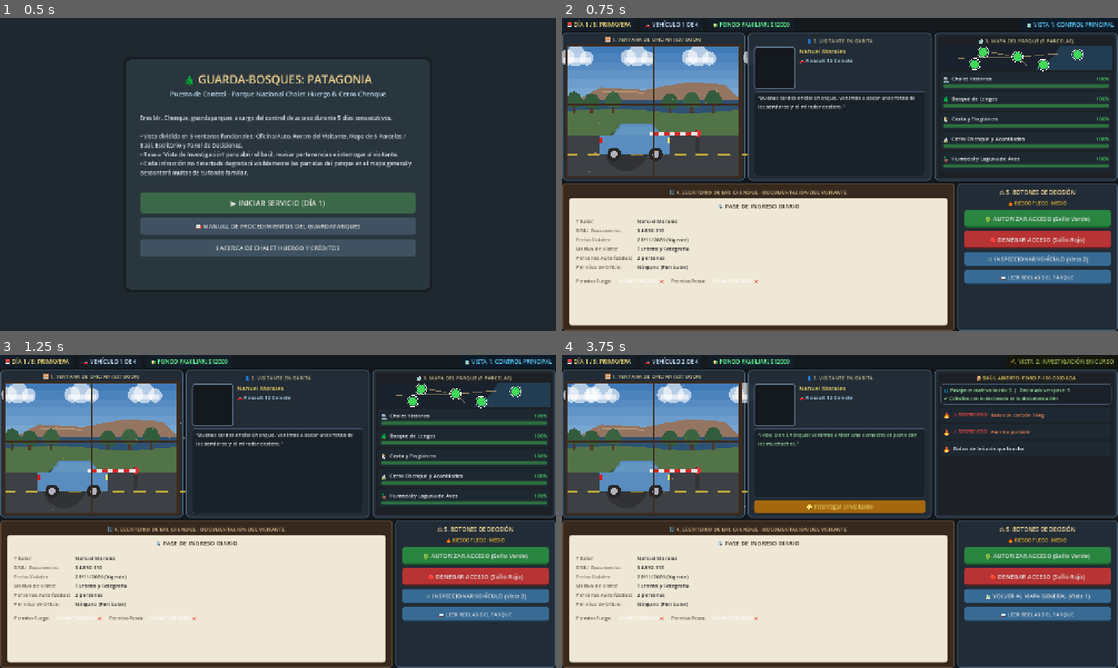
Above: before the commit, frames 1-4 (two rows, left to right).
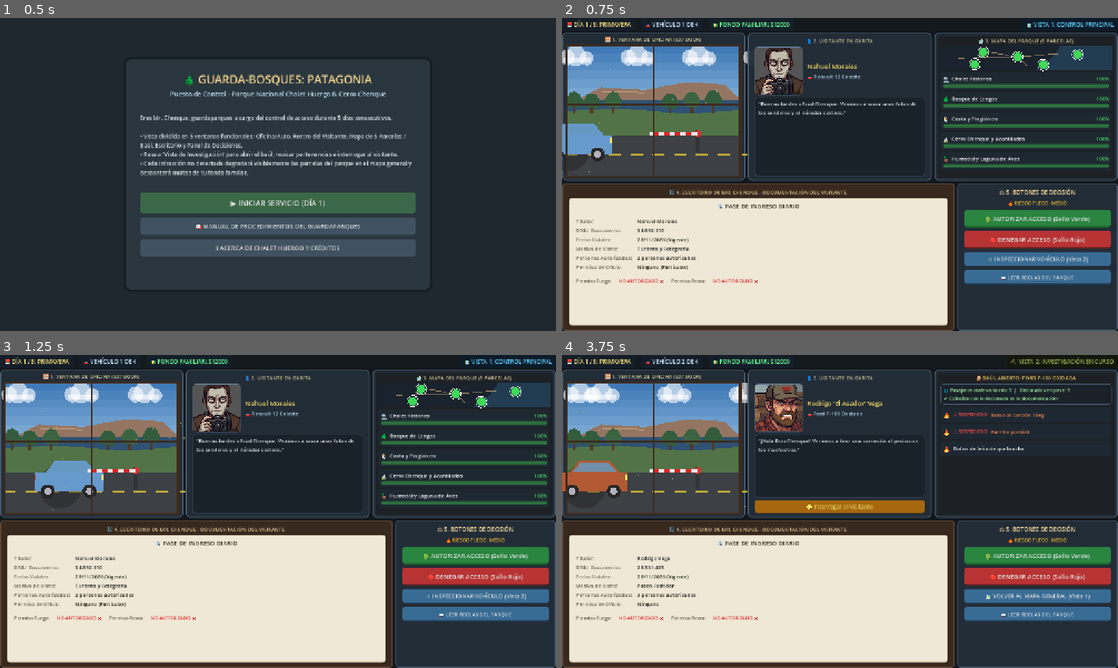
Above: after the commit, the same moments.

Repository: MontielNico/guardabosques-mrchenque
Game: Godot game, scene res://scenes/main_menu.tscn
The game is run twice, just before and just after one commit, with the same random seed, the same clock (stepped at 60 frames per second) and the same inputs.
Inputs:
- Up to frame 1 (0.5 s): no input
- Up to frame 2 (0.75 s): click "▶ INICIAR SERVICIO (DÍA 1)" at 0.5 s
- Up to frame 3 (1.25 s): no input
- Up to frame 4 (3.75 s): click "🟢 AUTORIZAR ACCESO (Sello Ver…" at 1.25 s; click "📖 LEER REGLAS DEL PARQUE" at 2 s; click "✕ CERRAR" at 2.75 s; click "📖 LEER REGLAS DEL PARQUE" at 3.5 s

Frame 1 is identical in both runs. In frame 2, 4.1% of the frame differs, in the area x 0-66%, y 9-85%; in frame 3, 2.7%; in frame 4, 4.4%.

Commit message:
fix: corregir ruta de nodo de avatar de visitante y soporte completo para las 20 imagenes

Diff:
--- a/scenes/main_game.tscn
+++ b/scenes/main_game.tscn
@@ -254,16 +254,16 @@
 script = ExtResource("2_pata")
 
 [node name="Window2_Visitor" type="PanelContainer" parent="VBox/MainLayout/TopRow"]
-custom_minimum_size = Vector2(390, 0)
+custom_minimum_size = Vector2(400, 0)
 layout_mode = 2
 size_flags_horizontal = 3
 theme_override_styles/panel = SubResource("StyleBoxFlat_window_panel")
 
 [node name="Margin" type="MarginContainer" parent="VBox/MainLayout/TopRow/Window2_Visitor"]
 layout_mode = 2
-theme_override_constants/margin_left = 6
+theme_override_constants/margin_left = 8
 theme_override_constants/margin_top = 4
-theme_override_constants/margin_right = 6
+theme_override_constants/margin_right = 8
 theme_override_constants/margin_bottom = 4
 
 [node name="VBox" type="VBoxContainer" parent="VBox/MainLayout/TopRow/Window2_Visitor/Margin"]
@@ -279,27 +279,31 @@
 
 [node name="ProfileHBox" type="HBoxContainer" parent="VBox/MainLayout/TopRow/Window2_Visitor/Margin/VBox"]
 layout_mode = 2
-theme_override_constants/separation = 8
+theme_override_constants/separation = 10
 
 [node name="AvatarContainer" type="PanelContainer" parent="VBox/MainLayout/TopRow/Window2_Visitor/Margin/VBox/ProfileHBox"]
-custom_minimum_size = Vector2(96, 96)
+custom_minimum_size = Vector2(110, 110)
 layout_mode = 2
 theme_override_styles/panel = SubResource("StyleBoxFlat_avatar_box")
 
 [node name="AvatarTexture" type="TextureRect" parent="VBox/MainLayout/TopRow/Window2_Visitor/Margin/VBox/ProfileHBox/AvatarContainer"]
-layout_mode = 2
+custom_minimum_size = Vector2(106, 106)
+layout_mode = 2
+size_flags_horizontal = 3
+size_flags_vertical = 3
 expand_mode = 1
 stretch_mode = 6
 
 [node name="InfoVBox" type="VBoxContainer" parent="VBox/MainLayout/TopRow/Window2_Visitor/Margin/VBox/ProfileHBox"]
 layout_mode = 2
 size_flags_horizontal = 3
-theme_override_constants/separation = 2
+theme_override_constants/separation = 4
+alignment = 1
 
 [node name="VisitorName" type="Label" parent="VBox/MainLayout/TopRow/Window2_Visitor/Margin/VBox/ProfileHBox/InfoVBox"]
 layout_mode = 2
 theme_override_colors/font_color = Color(0.95, 0.85, 0.4, 1)
-theme_override_font_sizes/font_size = 14
+theme_override_font_sizes/font_size = 15
 text = "Nahuel Morales"
 
 [node name="VisitorCar" type="Label" parent="VBox/MainLayout/TopRow/Window2_Visitor/Margin/VBox/ProfileHBox/InfoVBox"]
--- a/scripts/data_db.gd
+++ b/scripts/data_db.gd
@@ -117,7 +117,7 @@
 				},
 				{
 					"name": "Rodrigo 'El Asador' Vega",
-					"avatar_file": "camionConSobrePesoDeLena.jpg",
+					"avatar_file": "camionConSobrePesoDeLeña.jpg",
 					"car_name": "Ford F-100 Oxidada",
 					"car_color": Color(0.7, 0.35, 0.2),
 					"declared_passengers": 3,
--- a/scripts/main_game.gd
+++ b/scripts/main_game.gd
@@ -17,12 +17,12 @@
 @onready var view_mode_badge: Label = $VBox/TopHUD/ViewModeBadge
 
 # 1° Ventana Superior Izquierda: Oficina y Auto
-@onready var patagonia_view: PatagoniaView = $VBox/MainLayout/TopRow/Window1_Office/PatagoniaView
+@onready var patagonia_view: PatagoniaView = $VBox/MainLayout/TopRow/Window1_Office/VBox/PatagoniaView
 
 # 2° Ventana Superior Centro: Visitante, Cara (/public), Diálogo e Interrogatorio
-@onready var visitor_avatar_rect: TextureRect = $VBox/MainLayout/TopRow/Window2_Visitor/Margin/VBox/AvatarContainer/AvatarTexture
-@onready var visitor_name_lbl: Label = $VBox/MainLayout/TopRow/Window2_Visitor/Margin/VBox/VisitorName
-@onready var visitor_car_lbl: Label = $VBox/MainLayout/TopRow/Window2_Visitor/Margin/VBox/VisitorCar
+@onready var visitor_avatar_rect: TextureRect = $VBox/MainLayout/TopRow/Window2_Visitor/Margin/VBox/ProfileHBox/AvatarContainer/AvatarTexture
+@onready var visitor_name_lbl: Label = $VBox/MainLayout/TopRow/Window2_Visitor/Margin/VBox/ProfileHBox/InfoVBox/VisitorName
+@onready var visitor_car_lbl: Label = $VBox/MainLayout/TopRow/Window2_Visitor/Margin/VBox/ProfileHBox/InfoVBox/VisitorCar
 @onready var dialog_text: Label = $VBox/MainLayout/TopRow/Window2_Visitor/Margin/VBox/DialogScroll/DialogText
 @onready var interrogate_btn: Button = $VBox/MainLayout/TopRow/Window2_Visitor/Margin/VBox/InterrogateBtn
 
@@ -31,7 +31,7 @@
 @onready var car_trunk_view: CarTrunkView = $VBox/MainLayout/TopRow/Window3_MapAndTrunk/CarTrunkView
 
 # 4° Ventana Inferior Izquierda: Escritorio y Documentos
-@onready var document_view: DocumentView = $VBox/MainLayout/BottomRow/Window4_Desk/DocumentView
+@onready var document_view: DocumentView = $VBox/MainLayout/BottomRow/Window4_Desk/Margin/VBox/DocumentView
 
 # 5° Ventana Inferior Derecha: Decisiones y Reglamento
 @onready var approve_btn: Button = $VBox/MainLayout/BottomRow/Window5_Decisions/Margin/VBox/DecisionsBox/ApproveBtn
@@ -114,6 +114,7 @@
 		visitor_car_lbl.text = "🚗 " + current_visitor.get("car_name", "Vehículo")
 	if dialog_text:
 		dialog_text.text = '"' + current_visitor.get("dialog_intro", "Buenas tardes oficial.") + '"'
+		dialog_text.modulate = Color(0.92, 0.94, 0.96)
 
 	# 3. Ventana 3: Actualizar datos de baúl y mapa
 	if park_map_view:
@@ -132,19 +133,29 @@
 	if not visitor_avatar_rect or avatar_filename.is_empty():
 		return
 
-	var path = "res://public/" + avatar_filename
-	if ResourceLoader.exists(path):
-		var tex = load(path)
-		if tex:
-			visitor_avatar_rect.texture = tex
-			return
-
-	# Si no se encuentra con el nombre exacto, buscar fallback
-	var safe_path = path.replace("Leña", "Lena").replace("leña", "lena")
-	if ResourceLoader.exists(safe_path):
-		var tex = load(safe_path)
-		if tex:
-			visitor_avatar_rect.texture = tex
+	var possible_paths = [
+		"res://public/" + avatar_filename,
+		"res://public/" + avatar_filename.replace("Leña", "Lena").replace("leña", "lena"),
+		"res://public/" + avatar_filename.replace("Lena", "Leña").replace("lena", "leña")
+	]
+
+	var loaded_tex: Texture2D = null
+	for p in possible_paths:
+		if ResourceLoader.exists(p):
+			var res = load(p)
+			if res is Texture2D:
+				loaded_tex = res
+				break
+		if FileAccess.file_exists(p):
+			var img = Image.load_from_file(p)
+			if img:
+				loaded_tex = ImageTexture.create_from_image(img)
+				break
+
+	if loaded_tex:
+		visitor_avatar_rect.texture = loaded_tex
+	else:
+		push_warning("No se pudo cargar la imagen de avatar: " + avatar_filename)
 
 func _set_investigation_mode(enabled: bool) -> void:
 	is_in_investigation_mode = enabled
Not shown, added: public/camionConSobrePesoDeLena.jpg.import
Not shown, added: scripts/car_trunk_view.gd.uid
Not shown, added: scripts/park_map_view.gd.uid
